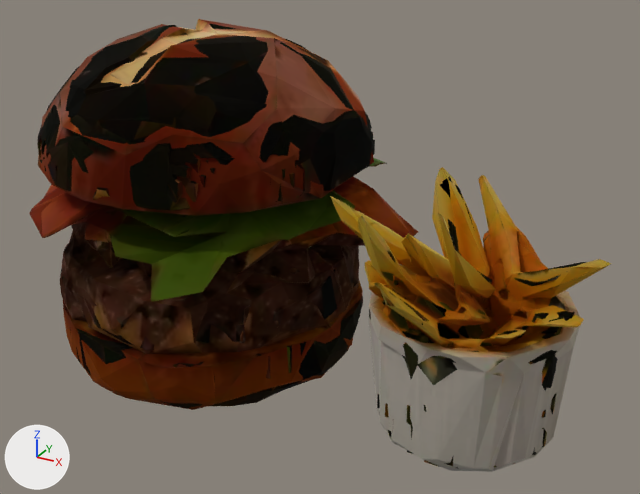
The glTF model demo/melody-lax/3d/p_burger.glb: old version first, new version second.
One viewpoint serves both versions: a 50 mm camera at (1.468, -2.024, 1.417) aimed at (0.362, -0.014, 0.412). Lighting does not change. The marker at lower left points along +X, +Y and +Z. The first picture is the older version. Where no turn or scale is listed for an object, it has been applied to the vertices. Vertices at exactly the same position are counted once.

Objects in the first picture: 'geometry_0', 'geometry_0.001'.
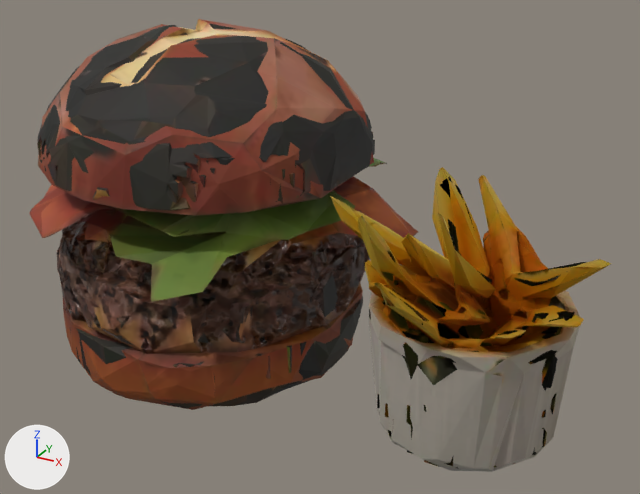
Commit message: Melody: real ground-beef patty on both burger models (no dent/groove)

Where the newer file only moved an object's origin or applied its transform, the numbers keep the older frame.

Edits to the bpy script that builds the scene:
```text
Add img_mr:
    img_mr = load_image('mr', '_unpacked/mr', 512, 512, 'Non-Color')
Add img_normal:
    img_normal = load_image('normal', '_unpacked/normal', 512, 512, 'Non-Color')
Change mat_material_0:
    remove # nodes: BsdfPrincipled, OutputMaterial, TexImage
    nodes: BsdfPrincipled, Math, NormalMap, OutputMaterial, SeparateColor, TexImage x3
    uses the picture img_mr
    uses the picture img_normal
Change me_geometry_0:
    used by ob_geometry_0; location = (0.002, 0.006, 0.501)
    remove me_geometry_0.from_pydata(...)  # 5346 vertices, 11336 faces; spans x -0.534..0.534, y -0.533..0.533, z -0.495..0.495
    add me_geometry_0.from_pydata(...)  # 5512 vertices, 11336 faces; spans x -0.534..0.536, y -0.533..0.533, z -0.495..0.495
    me_geometry_0 part 1: 987 vertices moved from x -0.473..0.525, y -0.453..0.432, z -0.246..-0.05 to x -0.476..0.536, y -0.457..0.432, z -0.247..-0.044; 355 vertices removed from x -0.458..0.428, y -0.451..0.368, z -0.241..-0.051; 521 vertices added at x -0.464..0.444, y -0.453..0.368, z -0.241..-0.046
```

Changed parts and their boxes [x1, y1, x2, y2] in the pictures (640 x 494 px; the box of a moved part takes in the faces that stretch with it):
'geometry_0', surface changed, reshaped (lighter): [29, 19, 418, 410] in both
part 1 of me_geometry_0, moved or reshaped: before [60, 192, 418, 354]; after [57, 192, 418, 354]
